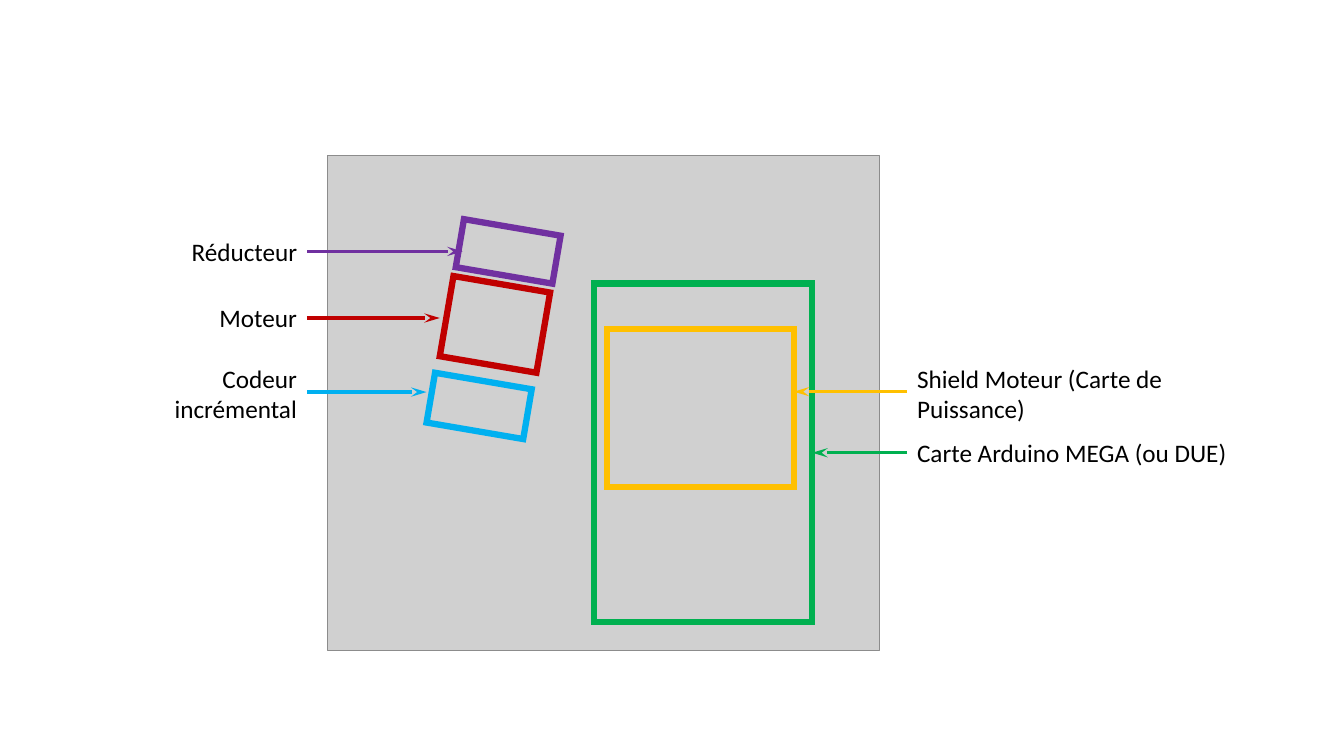
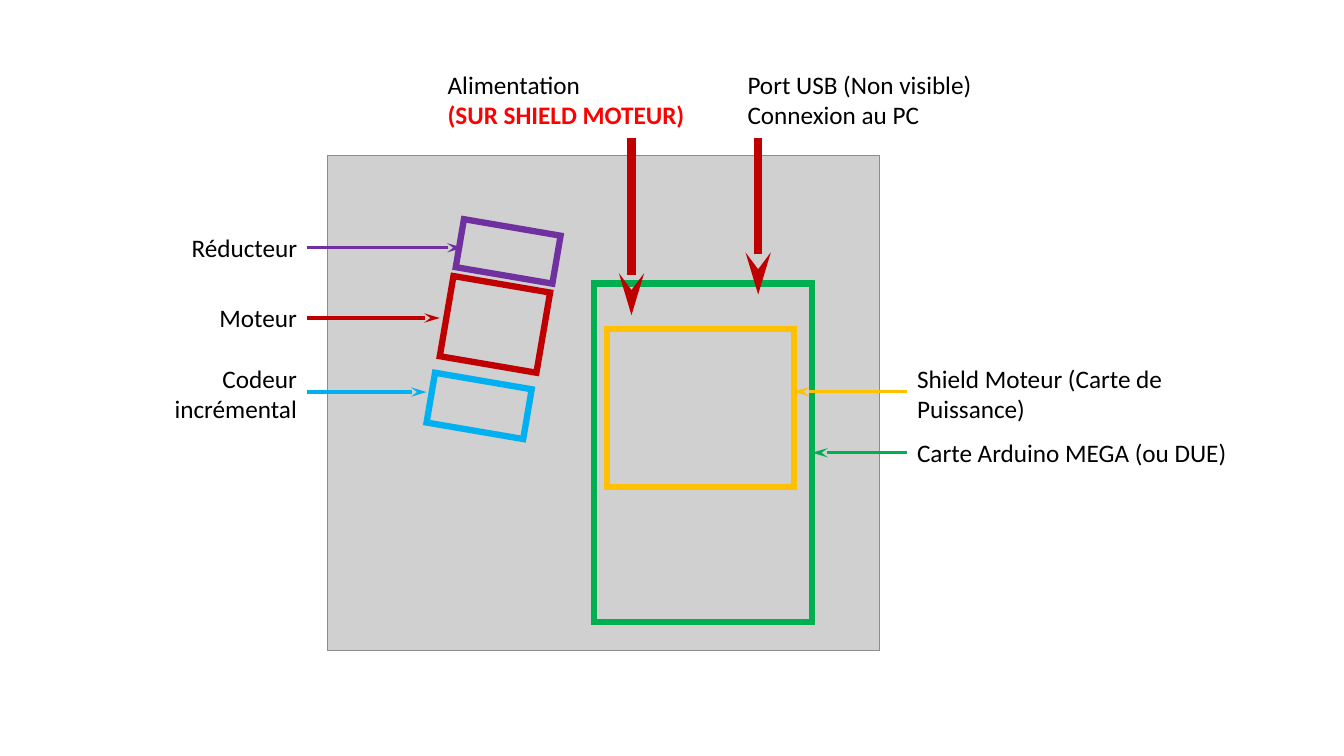
Before and after one commit to xpessoles/TP_Documents_PSI, a slide deck: slide 5 of 12_MoteurCC_3Sigma/Figures_Documentation.pptx. Drawn at 1344x756 pixels with LibreOffice and Linux fonts; fonts in the diff are those of the drawing; grey boxes stand for pictures. Boxes give left, top, right and bottom in pixels: in the first picture for what was removed or moved away, otherwise in the second. Text is boxed around its words. In the diff, an @@ line names an element or a change of style, - is before the commit and + after.

```diff
--- a/12_MoteurCC_3Sigma/Figures_Documentation.pptx
+++ b/12_MoteurCC_3Sigma/Figures_Documentation.pptx
@@ text added at [448,76,685,128], 18 pt, text #FF0000, bold @@
+Alimentation
+(SUR SHIELD MOTEUR)
@@ text added at [748,75,971,124], 18 pt, text #000000 @@
+Port USB (Non visible)
+Connexion au PC
@@ arrow added from (632, 138) to (632, 316), #C00000 6 pt @@
@@ arrow added from (758, 138) to (758, 294), #C00000 6 pt @@
@@ text "Réducteur": place and size @@
-text "Réducteur" at [192,243,297,262]
+text "Réducteur" at [192,239,297,258]
@@ arrow moved from (308, 251) - (463, 251) to (308, 248) - (463, 248) @@
```
